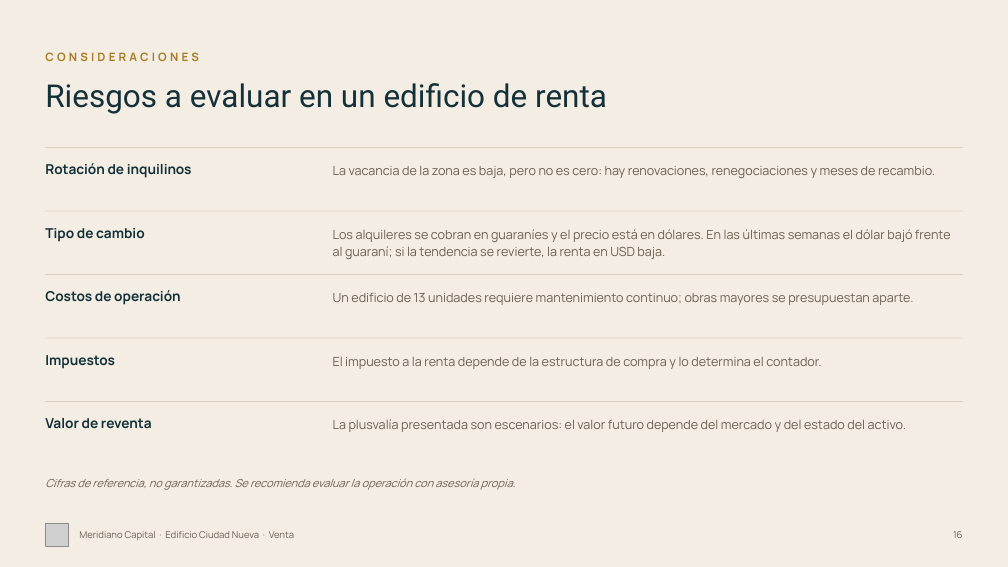
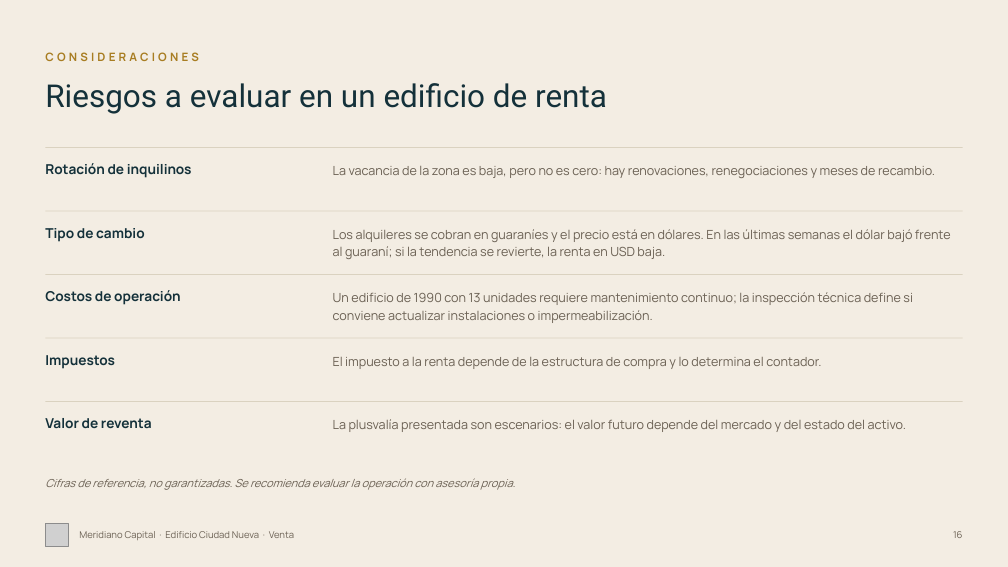
Before and after one commit to juanjosecastillo608/Meridiano-Capital, a slide deck: slide 16 of projects/edificio-ciudad-nueva/entregables/Edificio_Ciudad_Nueva_Meridiano_FINAL.pptx. Drawn at 1008x567 pixels with LibreOffice and Linux fonts; fonts in the diff are those of the drawing; grey boxes stand for pictures. Boxes give left, top, right and bottom in pixels: in the first picture for what was removed or moved away, otherwise in the second. Text is boxed around its words. In the diff, an @@ line names an element or a change of style, - is before the commit and + after.

```diff
--- a/projects/edificio-ciudad-nueva/entregables/Edificio_Ciudad_Nueva_Meridiano_FINAL.pptx
+++ b/projects/edificio-ciudad-nueva/entregables/Edificio_Ciudad_Nueva_Meridiano_FINAL.pptx
@@ text at (333,292,913,323): text changed @@
-Un edificio de 13 unidades requiere mantenimiento continuo; obras mayores se presupuestan aparte.
+Un edificio de 1990 con 13 unidades requiere mantenimiento continuo; la inspección técnica define si conviene actualizar instalaciones o impermeabilización.
```
Also in this commit, not shown: 5 other slides changed, 20 other files.
